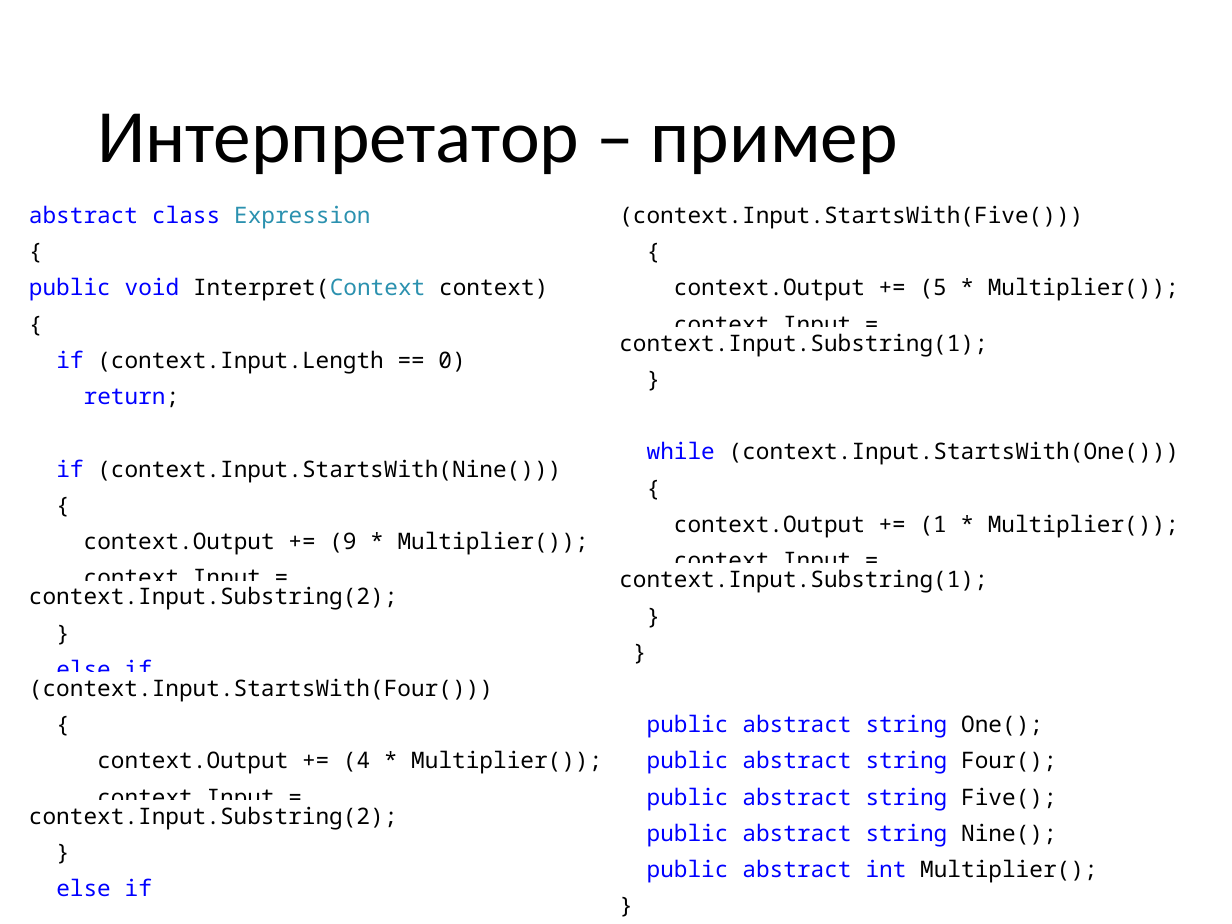
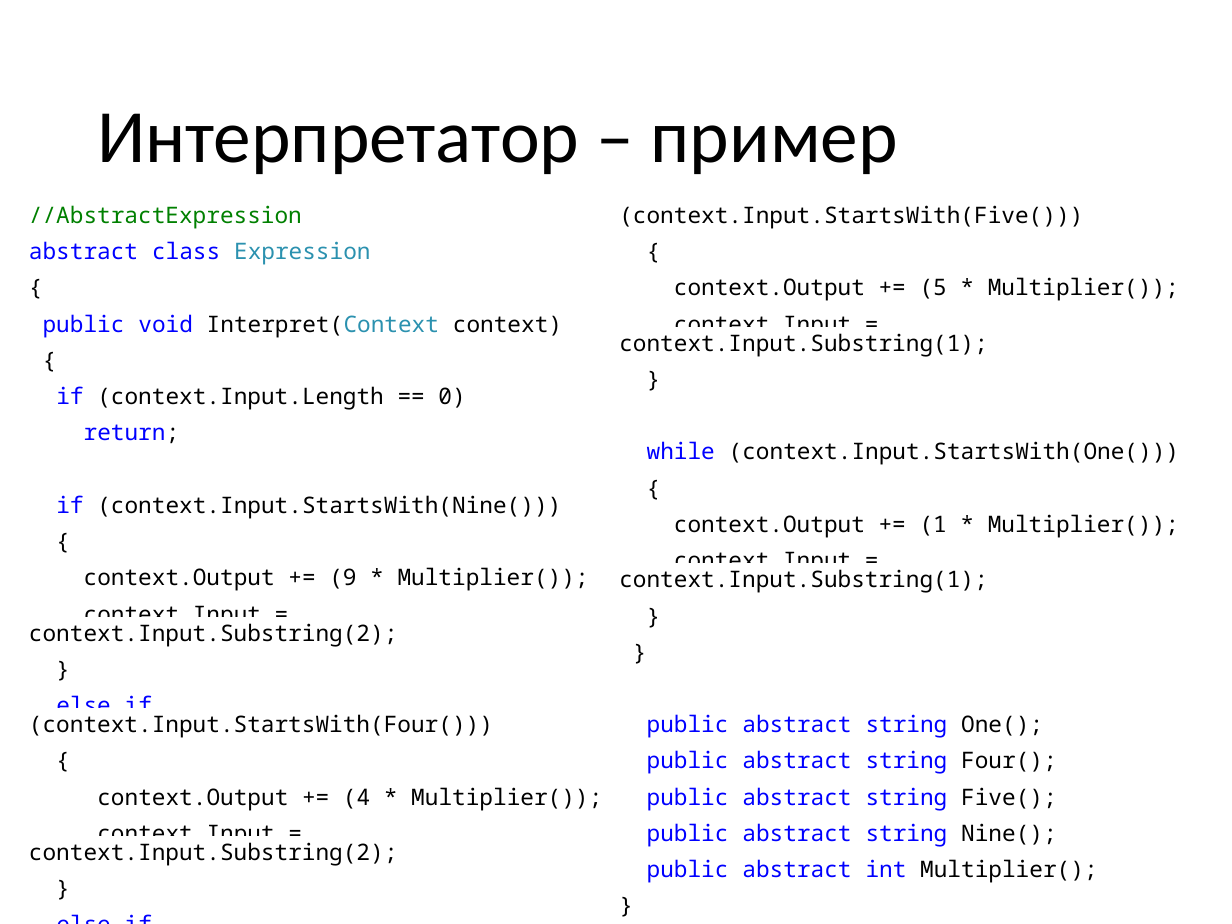
Before and after one commit to pelipas/OOP, a slide deck: slide 17 of Lecture_15_OOP_new.pptx (slide 11 before the commit). Drawn at 1232x924 pixels with LibreOffice and Linux fonts; fonts in the diff are those of the drawing. Boxes give left, top, right and bottom in pixels: in the first picture for what was removed or moved away, otherwise in the second. Text is boxed around its words. In the diff, an @@ line names an element or a change of style, - is before the commit and + after.

```diff
--- a/Lecture_15_OOP_new.pptx
+++ b/Lecture_15_OOP_new.pptx
@@ text at [29,205,302,229]: paragraph added @@
+//AbstractExpression
```
Also in this commit, not shown: 5 other slides changed, 38 slides added, 4 other files.
